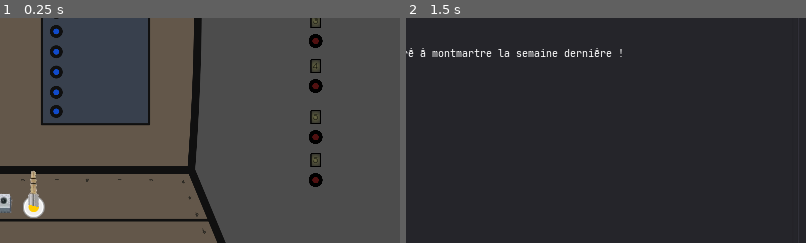
Above: before the commit, frames 1-2 (left to right).
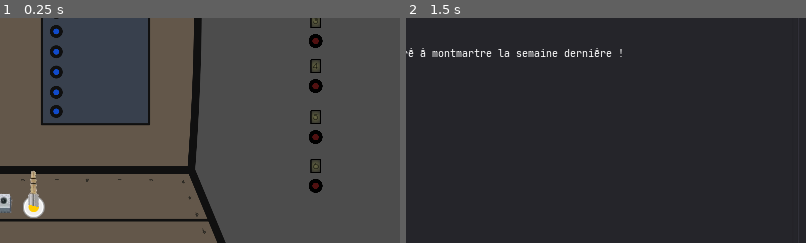
Above: after the commit, the same moments.

Repository: Nutriz/GodotWildJam21
Game: Godot game, scene res://Game.tscn
Same seed, same stepped clock (60 frames per second), same inputs: the game is played once before the commit and once after it.
Inputs (mouse positions are % of the whole screen's width and height, from its top left):
- Up to frame 1 (0.25 s): no input
- Up to frame 2 (1.5 s): tap Enter (debug) at 0.5 s; move the mouse to (32, 43) at 0.52 s; click (32, 43) at 0.67 s; tap Space (skip) at 1.25 s; move the mouse to (35, 43) at 1.27 s; click (35, 43) at 1.42 s
The pictures show only the part of the screen within x 50-100%, y 48-98%; the shares and areas given below are measured in that part.

The runs differ from the first frame. In frame 1, 0.4% of the frame differs, in the area x 77-81%, y 60-78%; in frame 2, nothing differs.

Commit message:
Use node name for InputJack identitfication

Diff:
--- a/Game.gd
+++ b/Game.gd
@@ -22,21 +22,21 @@
 		Global.display_debug($Debug/Text)
 
 
-func on_jack_connected(jack_name, input):
-	print(str(jack_name) + " connected to " + str(Global.Inputs.keys()[input.input]))
-	input.set_connected()
+func on_jack_connected(jack_name, jack_input):
+	print(str(jack_name) + " connected to " + str(jack_input.get_index_num()))
+	jack_input.set_connected()
 	$SFX/Ringing.stop()
 	if jack_name.ends_with("A"):
-		input.set_connected()
-		if input.is_ringing:
-			connectionA = input
+		jack_input.set_connected()
+		if jack_input.is_ringing:
+			connectionA = jack_input
 			Events.emit_signal("start_dialogue")
 		else:
 			yield(get_tree().create_timer(0.5), "timeout")
 			$SFX/Noise1.play()
 	elif connectionA != null and not $HoldSwitch.disabled:
-		connectionB = input.input
-		input.hold_call()
+		connectionB = jack_input
+		jack_input.hold_call()
 
 func on_jack_disconnected(jack_name, connected_input):
 	print(jack_name + " disconnected from " + str(connected_input))
--- a/Game.tscn
+++ b/Game.tscn
@@ -69,127 +69,102 @@
 [node name="A2" parent="Inputs" instance=ExtResource( 3 )]
 position = Vector2( 87.8956, 54.1536 )
 skew = 4.37114e-08
-input = 1
 
 [node name="A3" parent="Inputs" instance=ExtResource( 3 )]
 position = Vector2( 124.209, 53.7861 )
 skew = 4.37114e-08
-input = 2
 
 [node name="A4" parent="Inputs" instance=ExtResource( 3 )]
 position = Vector2( 157.729, 54.6546 )
 skew = 4.37114e-08
-input = 3
 
 [node name="A5" parent="Inputs" instance=ExtResource( 3 )]
 position = Vector2( 191.25, 53.8737 )
 skew = 4.37114e-08
-input = 4
 
 [node name="A6" parent="Inputs" instance=ExtResource( 3 )]
 position = Vector2( 51.582, 117.432 )
 skew = 4.37114e-08
-input = 5
 
 [node name="A7" parent="Inputs" instance=ExtResource( 3 )]
 position = Vector2( 87.8956, 117.154 )
 skew = 4.37114e-08
-input = 6
 
 [node name="A8" parent="Inputs" instance=ExtResource( 3 )]
 position = Vector2( 124.209, 116.786 )
 skew = 4.37114e-08
-input = 7
 
 [node name="A9" parent="Inputs" instance=ExtResource( 3 )]
 position = Vector2( 157.729, 117.655 )
 skew = 4.37114e-08
-input = 8
 
 [node name="A10" parent="Inputs" instance=ExtResource( 3 )]
 position = Vector2( 191.25, 116.874 )
 skew = 4.37114e-08
-input = 9
 
 [node name="A11" parent="Inputs" instance=ExtResource( 3 )]
 position = Vector2( 51.582, 183.432 )
 skew = 4.37114e-08
-input = 10
 
 [node name="A12" parent="Inputs" instance=ExtResource( 3 )]
 position = Vector2( 87.8956, 183.154 )
 skew = 4.37114e-08
-input = 11
 
 [node name="A13" parent="Inputs" instance=ExtResource( 3 )]
 position = Vector2( 124.209, 182.786 )
 skew = 4.37114e-08
-input = 12
 
 [node name="A14" parent="Inputs" instance=ExtResource( 3 )]
 position = Vector2( 157.729, 183.655 )
 skew = 4.37114e-08
-input = 13
 
 [node name="A15" parent="Inputs" instance=ExtResource( 3 )]
 position = Vector2( 191.25, 182.874 )
 skew = 4.37114e-08
-input = 14
 
 [node name="A16" parent="Inputs" instance=ExtResource( 3 )]
 position = Vector2( 51.582, 245.432 )
 skew = 4.37114e-08
-input = 15
 
 [node name="A17" parent="Inputs" instance=ExtResource( 3 )]
 position = Vector2( 87.8956, 245.154 )
 skew = 4.37114e-08
-input = 16
 
 [node name="A18" parent="Inputs" instance=ExtResource( 3 )]
 position = Vector2( 124.209, 244.786 )
 skew = 4.37114e-08
-input = 17
 
 [node name="A19" parent="Inputs" instance=ExtResource( 3 )]
 position = Vector2( 157.729, 245.655 )
 skew = 4.37114e-08
-input = 18
 
 [node name="A20" parent="Inputs" instance=ExtResource( 3 )]
 position = Vector2( 191.25, 244.874 )
 skew = 4.37114e-08
-input = 19
-
-[node name="B1" parent="Inputs" instance=ExtResource( 3 )]
+
+[node name="B21" parent="Inputs" instance=ExtResource( 3 )]
 position = Vector2( 787.179, -23.0035 )
 skew = 4.37114e-08
-input = 20
-
-[node name="B2" parent="Inputs" instance=ExtResource( 3 )]
+
+[node name="B22" parent="Inputs" instance=ExtResource( 3 )]
 position = Vector2( 787.179, 48.6465 )
 skew = 4.37114e-08
-input = 21
-
-[node name="B3" parent="Inputs" instance=ExtResource( 3 )]
+
+[node name="B23" parent="Inputs" instance=ExtResource( 3 )]
 position = Vector2( 787.179, 121.604 )
 skew = 4.37114e-08
-input = 22
-
-[node name="B4" parent="Inputs" instance=ExtResource( 3 )]
+
+[node name="B24" parent="Inputs" instance=ExtResource( 3 )]
 position = Vector2( 787.179, 193.703 )
 skew = 4.37114e-08
-input = 23
-
-[node name="B5" parent="Inputs" instance=ExtResource( 3 )]
+
+[node name="B25" parent="Inputs" instance=ExtResource( 3 )]
 position = Vector2( 787.179, 275.326 )
 skew = 4.37114e-08
-input = 24
-
-[node name="B6" parent="Inputs" instance=ExtResource( 3 )]
-position = Vector2( 787.179, 344.091 )
-skew = 4.37114e-08
-input = 24
+
+[node name="B26" parent="Inputs" instance=ExtResource( 3 )]
+position = Vector2( 787.179, 353.326 )
+skew = 4.37114e-08
 
 [node name="JackA" parent="." instance=ExtResource( 6 )]
 position = Vector2( 567.276, 609.259 )
--- a/Scenes/DialogSystem.gd
+++ b/Scenes/DialogSystem.gd
@@ -46,8 +46,8 @@
 func on_start_answer(input):
 	msg_index = 0
 	var dial_length = curr_dial.size() - 1
-	if curr_dial[dial_length].has("B" + str(input + 1 - 5)):
-		curr_dial = curr_dial[dial_length]["B" + str(input + 1 - 5)]
+	if curr_dial[dial_length].has("B" + str(input.get_index_num() - 20)):
+		curr_dial = curr_dial[dial_length]["B" + str(input.get_index_num() - 20)]
 	else:
 		print("no entry, default answer")
 
--- a/Scripts/Dialog.gd
+++ b/Scripts/Dialog.gd
@@ -22,7 +22,7 @@
 	return $NextIndicator.visible
 
 func skip_to_end_of_text():
-	$Text.visible_characters = msg.name.length() + Global.get_translated_text(msg).length() + 8
+	$Text.visible_characters = msg.name.length() + Global.get_translated_text(msg).length()
 
 func display_indicator(must_display):
 	$NextIndicator.visible = must_display
@@ -37,7 +37,7 @@
 			else:
 				display_indicator(true)
 		else:
-			handle_word_sound()
+#			handle_word_sound()
 			$Text.visible_characters += 1
 	else:
 		if ($Text.visible_characters == msg.name.length() + Global.get_translated_text(msg).length() + 2):
@@ -45,7 +45,7 @@
 			print("stop timer")
 			display_indicator(true)
 		else:
-			handle_word_sound()
+#			handle_word_sound()
 			$Text.visible_characters += 1
 
 func handle_word_sound():
--- a/Scripts/JackInput.gd
+++ b/Scripts/JackInput.gd
@@ -1,15 +1,15 @@
 extends Node2D
-
-export(Global.Inputs) var input
 
 var is_ringing = false
 
 func _ready():
-	$Label.text = str((input%5)+1)
-
-	if input < 20:
+	if get_index_num() <= 20:
+		$Label.text = str(((get_index_num()-1)%5)+1)
 		$InputArea.add_to_group("inputsA")
 	else:
+		$Label.text = str(((get_index_num()-1)%5)+1)
+		if name == "B26":
+			$Label.text = "6"
 		$InputArea.add_to_group("inputsB")
 
 func start_ringing():
@@ -35,3 +35,6 @@
 
 func _on_InputArea_input_event(viewport, event, shape_idx):
 	print("callback input")
+
+func get_index_num():
+	return int(name.substr(1))
Not shown, changed: Specs/Specs.md
